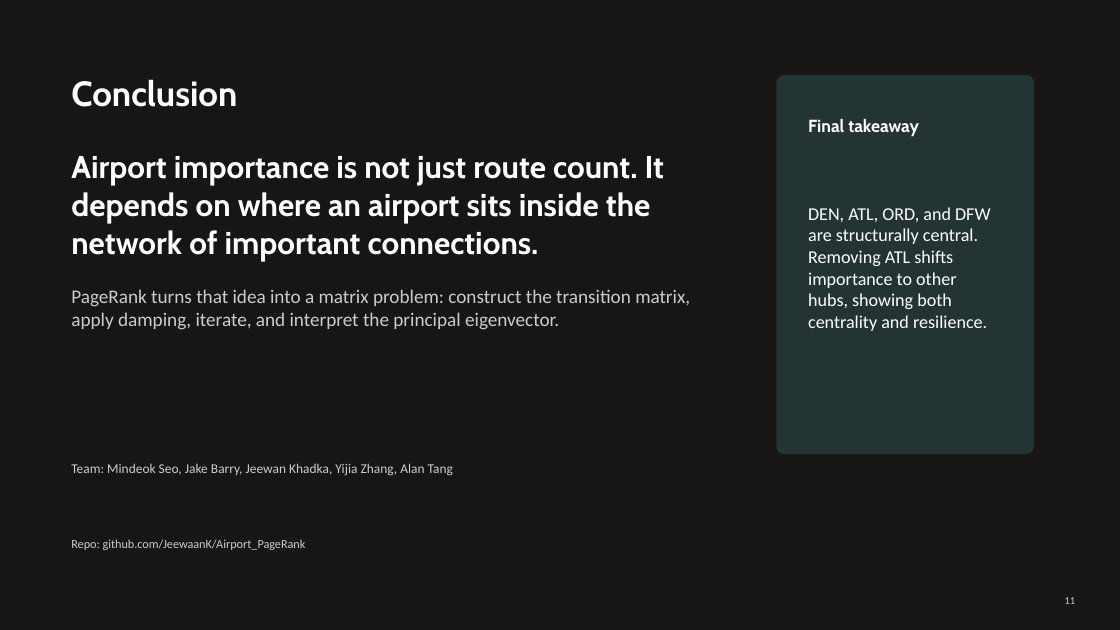
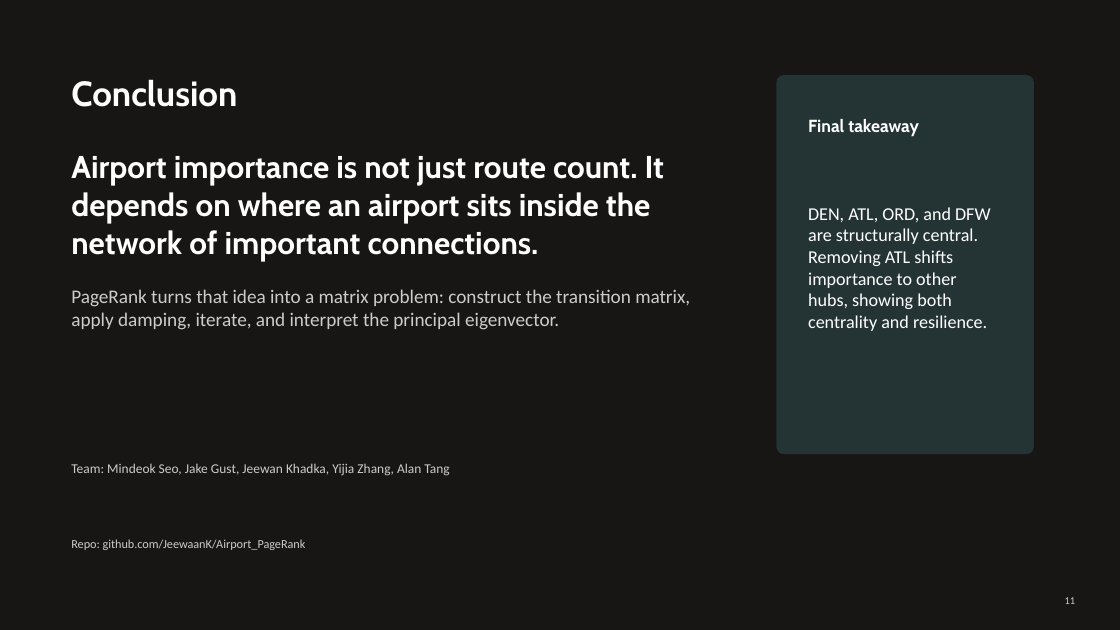
Before and after one commit to JeewaanK/Airport_PageRank, a slide deck: slide 11 of Airport_PageRank_Presentation.pptx. Drawn at 1120x630 pixels with LibreOffice and Linux fonts; fonts in the diff are those of the drawing. Boxes give left, top, right and bottom in pixels: in the first picture for what was removed or moved away, otherwise in the second. Text is boxed around its words. In the diff, an @@ line names an element or a change of style, - is before the commit and + after.

Commit message:
Correct team member name

```diff
--- a/Airport_PageRank_Presentation.pptx
+++ b/Airport_PageRank_Presentation.pptx
@@ text at (71,463,449,476): text changed @@
-Team: Mindeok Seo, Jake Barry, Jeewan Khadka, Yijia Zhang, Alan Tang
+Team: Mindeok Seo, Jake Gust, Jeewan Khadka, Yijia Zhang, Alan Tang
```
Also in this commit, not shown: 1 other slide changed, 2 other files.
